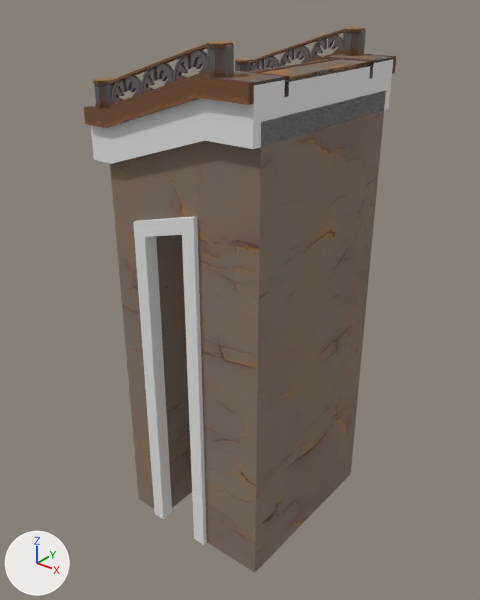
An edit to the FBX model Assets/Scenes/Environment Assets/Player Hub/FBX/Game Ready/prop_Bridge_Slant.fbx, drawn before and after from the same camera.
One viewpoint serves both versions: a camera (50 mm lens) standing at (18.7, -19.2, 4.0) and looking at (3.5, -0.2, -7.8). Lighting does not change. The marker at lower left points along +X, +Y and +Z. Objects named as collision shapes, trigger or cutter boxes, shadow casters or lower levels of detail are left out. Where no turn or scale is listed for an object, it has been applied to the vertices. Vertices at the same position are counted once.

The first picture shows 'prop_Bridge_Slant'.
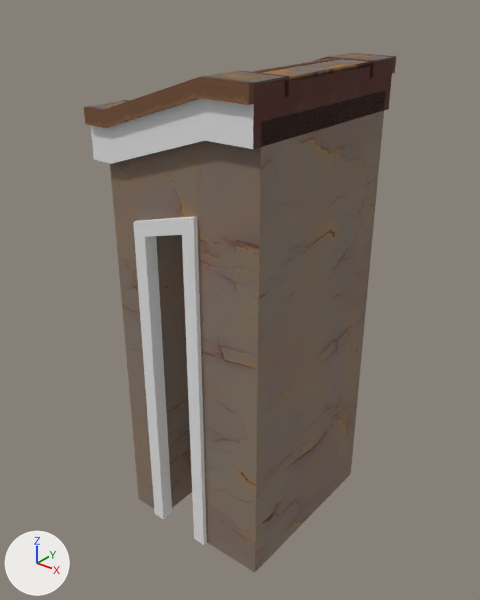
What differs and where, as boxes (x1, y1, x2, y2) in the pictures (480 x 600 px):
'prop_Bridge_Slant', reshaped
    before: (84, 27, 396, 572)
    after: (84, 53, 396, 572)
part 1 of me_plane_005, deleted
    before: (93, 27, 366, 109)
part 2 of me_plane_005, recoloured (grey to brown)
    both: (253, 60, 393, 149)

The change in detail:
me_plane_005 is used by ob_prop_bridge_slant; location (0.0, 0.0, 0.0).
me_plane_005 had 3137 vertices, 3059 faces and spanned x 0.0..7.1, y -4.3..4.4, z -17.5..2.3.
me_plane_005 now has 447 vertices, 320 faces and spans x 0.0..7.1, y -4.3..4.4, z -17.5..1.4.
me_plane_005 part 1: 30 loose pieces with 2690 vertices, spanning x 0.1..6.0, y -4.2..4.2, z 0.0..2.3, are deleted.
me_plane_005 part 2: 7 faces spanning x 0.0..7.1, y -4.1..4.2, z -1.8..1.3 switch from mat_t_trimsheet_gold (its picture is missing) to mat_t_trimsheet_bridge (picture img_t_trimsheet_bridge_d_png).
